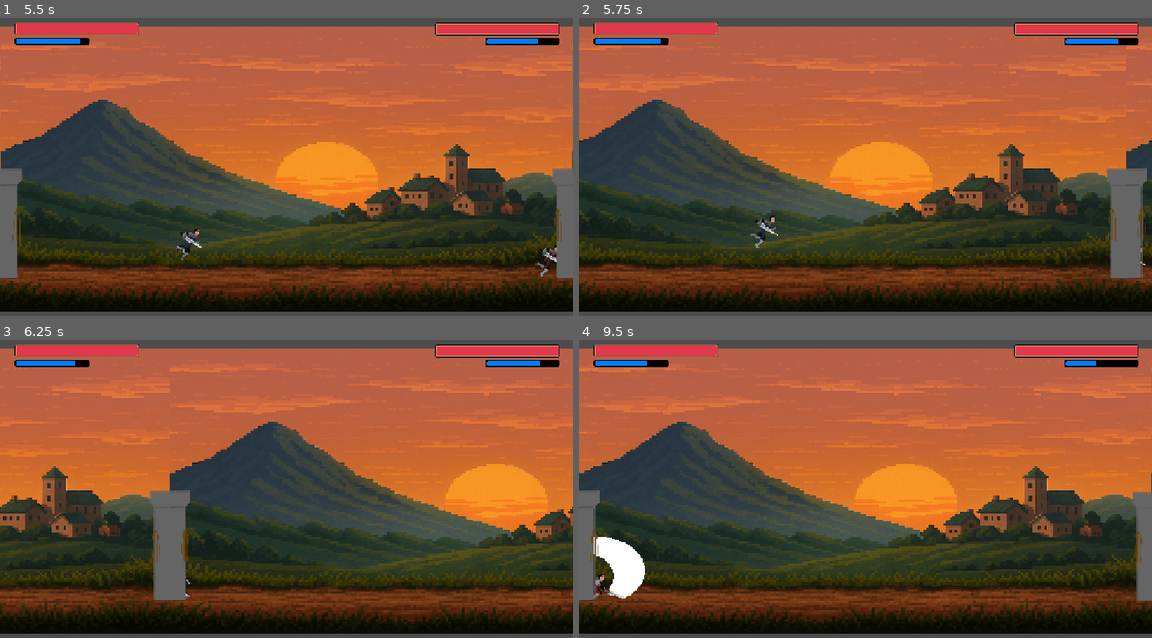
Above: before the commit, frames 1-4 (two rows, left to right).
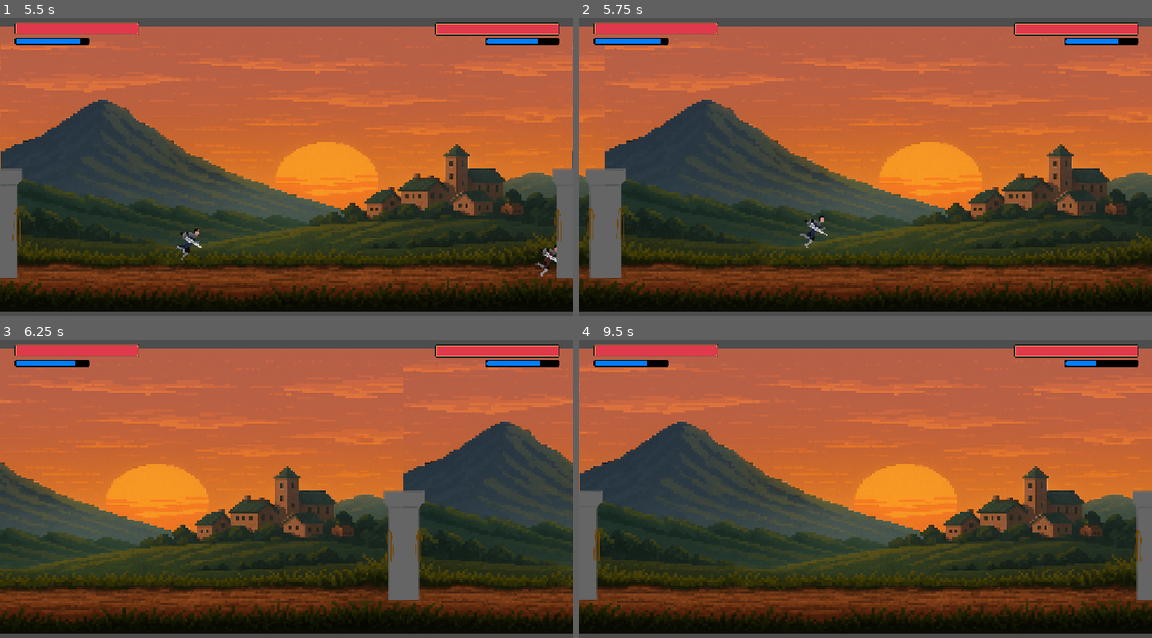
Above: after the commit, the same moments.

Repository: StandOffGameDevelopment/Standoff
Game: Godot game, scene res://Scenes/Elements/game.tscn
The game is run twice, just before and just after one commit, with the same random seed, the same clock (stepped at 60 frames per second) and the same inputs.
Inputs:
- Up to frame 1 (5.5 s): hold X (P1_AttackFront) 0.53-1.28 s; hold D (P1_MoveRight) 0.53-2.03 s; tap W (P1_Jump) at 0.77, 1.52, 3.02, 3.77, 4.52 s; tap V (P1_AttackHeavy) at 1.35 s; hold A (P1_MoveLeft) 2.03-2.78 s; hold , (P2_AttackBack) 2.03-2.78 s; hold D (P1_MoveRight) 2.78-4.28 s; tap M (P2_AttackFront) at 2.85 s; hold . (P2_AttackHeavy) 3.53-4.28 s; hold A (P1_MoveLeft) 4.28-5.03 s; tap Left (P2_MoveLeft) at 4.35 s; hold D (P1_MoveRight) from 5.03 s (still down); hold Right (P2_MoveRight) from 5.03 s (still down)
- Up to frame 2 (5.75 s): keep holding D (P1_MoveRight); keep holding Right (P2_MoveRight)
- Up to frame 3 (6.25 s): release D (P1_MoveRight) at 5.78 s; release Right (P2_MoveRight) at 5.78 s; hold A (P1_MoveLeft) from 5.78 s (still down); tap X (P1_AttackFront) at 5.85 s; tap W (P1_Jump) at 6.02 s
- Up to frame 4 (9.5 s): hold V (P1_AttackHeavy) 6.53-7.28 s; tap W (P1_Jump) at 6.77, 7.52, 9.02 s; tap Enter at 7.25, 8.75 s; release A (P1_MoveLeft) at 7.28 s; hold D (P1_MoveRight) from 7.28 s (still down); tap , (P2_AttackBack) at 7.35 s; tap Space at 8 s; hold M (P2_AttackFront) 8.03-8.78 s; tap . (P2_AttackHeavy) at 8.85 s

Frame 1 is identical in both runs. In frame 2, 26% of the frame differs, in the area x 0-100%, y 9-96%; in frame 3, 39%; in frame 4, 1.5%.

Commit message:
Camera Transition Improved
Guys I made the camera transition dependent on the x coordinate of the current camera angle and the player passing through the door so now the logic for camera transition is somewhat okay. But in order it to make sense we need to define a boolean for a player being dead and depend the gate opening scene to that so each player can not go through the gate whenever and confuse the game.

Diff:
--- a/Scenes/Elements/Door.tscn
+++ b/Scenes/Elements/Door.tscn
@@ -1,9 +1,11 @@
-[gd_scene load_steps=3 format=3 uid="uid://dpi78oydhbfrn"]
+[gd_scene load_steps=4 format=3 uid="uid://dpi78oydhbfrn"]
 
 [ext_resource type="Script" uid="uid://p52jl6rbh7va" path="res://Scenes/Scripts/door.gd" id="1_gtwl0"]
 
 [sub_resource type="RectangleShape2D" id="RectangleShape2D_rinm7"]
 size = Vector2(39, 34)
+
+[sub_resource type="RectangleShape2D" id="RectangleShape2D_gtwl0"]
 
 [node name="Door" type="Area2D"]
 script = ExtResource("1_gtwl0")
@@ -13,4 +15,7 @@
 
 [node name="Spawn" type="Marker2D" parent="."]
 
+[node name="CollisionShape2D2" type="CollisionShape2D" parent="."]
+shape = SubResource("RectangleShape2D_gtwl0")
+
 [connection signal="body_entered" from="." to="." method="_on_body_entered"]
--- a/Scenes/Elements/game.tscn
+++ b/Scenes/Elements/game.tscn
@@ -30,6 +30,9 @@
 [sub_resource type="RectangleShape2D" id="RectangleShape2D_opd45"]
 size = Vector2(20, 40)
 
+[sub_resource type="RectangleShape2D" id="RectangleShape2D_eoh32"]
+size = Vector2(20, 38)
+
 [node name="Game" type="Node2D"]
 script = ExtResource("1_eoh32")
 
@@ -191,10 +194,14 @@
 [node name="Tower Right 2" parent="Towers" instance=ExtResource("14_k5j0i")]
 position = Vector2(1191, -77)
 
-[node name="Area2D" type="Area2D" parent="."]
-
-[node name="CollisionShape2D" type="CollisionShape2D" parent="Area2D"]
+[node name="Door" type="Area2D" parent="."]
+
+[node name="Door_R_1" type="CollisionShape2D" parent="Door"]
 position = Vector2(397, -23)
 shape = SubResource("RectangleShape2D_opd45")
 
-[connection signal="body_entered" from="Area2D" to="." method="_on_player_entered_tower"]
+[node name="Door_L_1" type="CollisionShape2D" parent="Door"]
+position = Vector2(-394, -21)
+shape = SubResource("RectangleShape2D_eoh32")
+
+[connection signal="body_entered" from="Door" to="." method="_on_player_entered_tower"]
--- a/Scenes/Scripts/game.gd
+++ b/Scenes/Scripts/game.gd
@@ -2,8 +2,17 @@
 
 
 func _on_player_entered_tower(body: Node2D) -> void:
-	if body.is_in_group("player"):
-		_transition_camera_to(Vector2(793, $Camera2D.position.y))  # new camera target position
+	if body is Player_1:
+		if $Camera2D.position.x == -793:
+			_transition_camera_to(Vector2(0, $Camera2D.position.y))  # new camera target position
+		if $Camera2D.position.x == 0:
+			_transition_camera_to(Vector2(793, $Camera2D.position.y))  # new camera target position
+
+	if body is Player_2:
+		if $Camera2D.position.x == 793:
+			_transition_camera_to(Vector2(0, $Camera2D.position.y))  # new camera target position
+		if $Camera2D.position.x == 0:
+			_transition_camera_to(Vector2(-793, $Camera2D.position.y))  # new camera target position
 
 
 func _transition_camera_to(target: Vector2) -> void:
Not shown: 1 places in Scenes/Elements/game.tscn that only renumber resources
